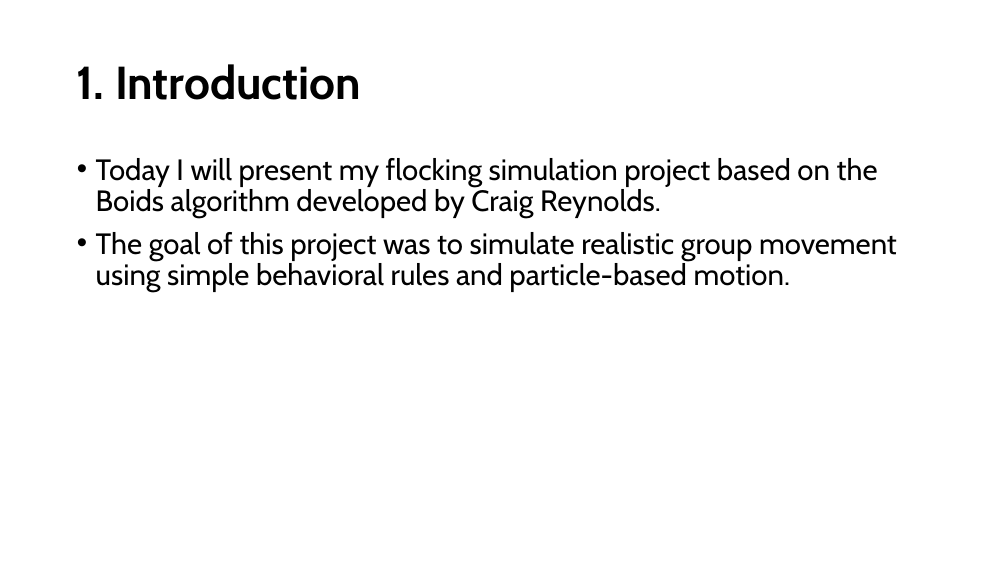
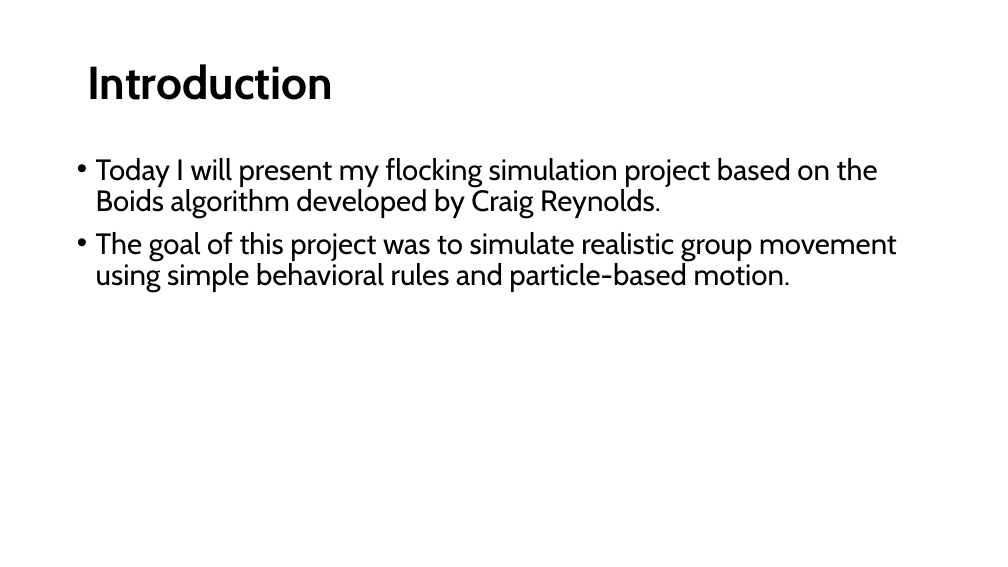
Before and after one commit to richardsalnikov-lang/Flcoking, a slide deck: slide 2 of FlockingRichard.pptm. Drawn at 1008x567 pixels with LibreOffice and Linux fonts; fonts in the diff are those of the drawing. Boxes give left, top, right and bottom in pixels: in the first picture for what was removed or moved away, otherwise in the second. Text is boxed around its words. In the diff, an @@ line names an element or a change of style, - is before the commit and + after.

```diff
--- a/FlockingRichard.pptm
+++ b/FlockingRichard.pptm
@@ title at (87, 64, 333, 100): text changed @@
-1. Introduction
+Introduction
```
Also in this commit, not shown: 6 other slides changed, 12 slides added.
